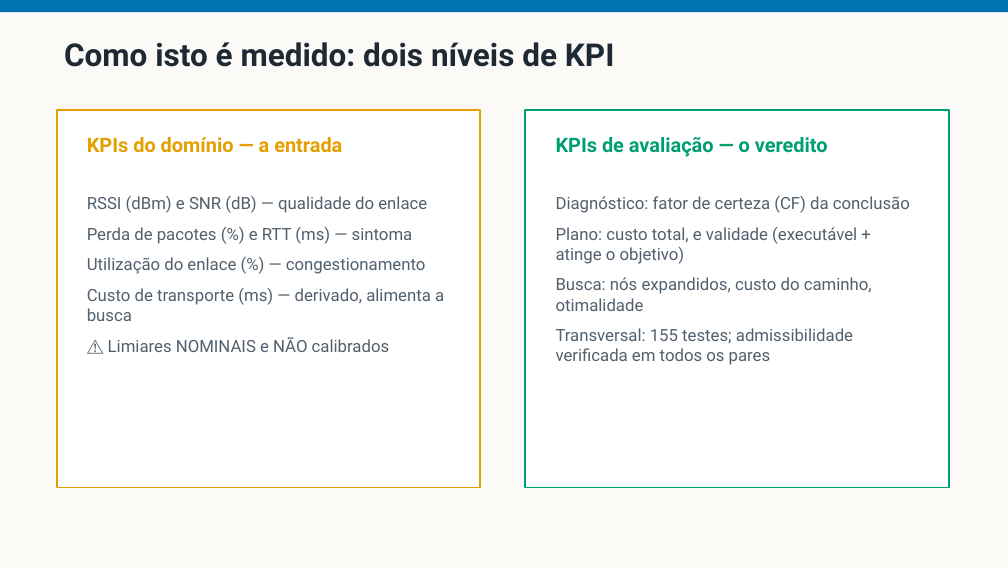
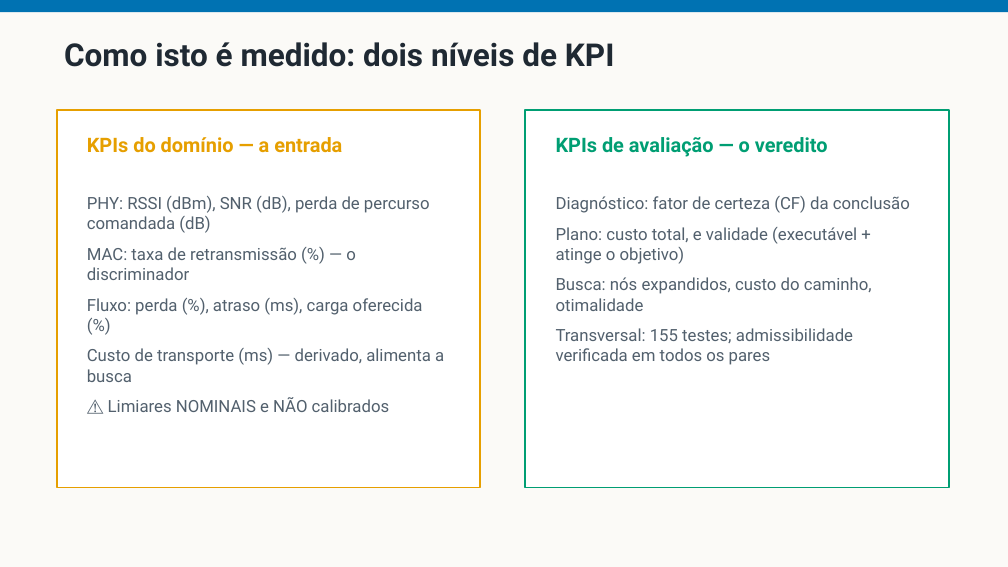
Before and after one commit to fsd-dantas/ai4systems, a slide deck: slide 6 of docs/presentation/ai-for-smartgrids-apresentacao.pptx (slide 5 before the commit). Drawn at 1008x567 pixels with LibreOffice and Linux fonts; fonts in the diff are those of the drawing. Boxes give left, top, right and bottom in pixels: in the first picture for what was removed or moved away, otherwise in the second. Text is boxed around its words. In the diff, an @@ line names an element or a change of style, - is before the commit and + after.

```diff
--- a/docs/presentation/ai-for-smartgrids-apresentacao.pptx
+++ b/docs/presentation/ai-for-smartgrids-apresentacao.pptx
@@ text at [87, 196, 430, 315]: text changed @@
-RSSI (dBm) e SNR (dB) — qualidade do enlace
-Perda de pacotes (%) e RTT (ms) — sintoma
-Utilização do enlace (%) — congestionamento
+PHY: RSSI (dBm), SNR (dB), perda de percurso comandada (dB)
+MAC: taxa de retransmissão (%) — o discriminador
+Fluxo: perda (%), atraso (ms), carga oferecida (%)
```
Also in this commit, not shown: 19 other slides changed, 1 slide added, 2 other files.
